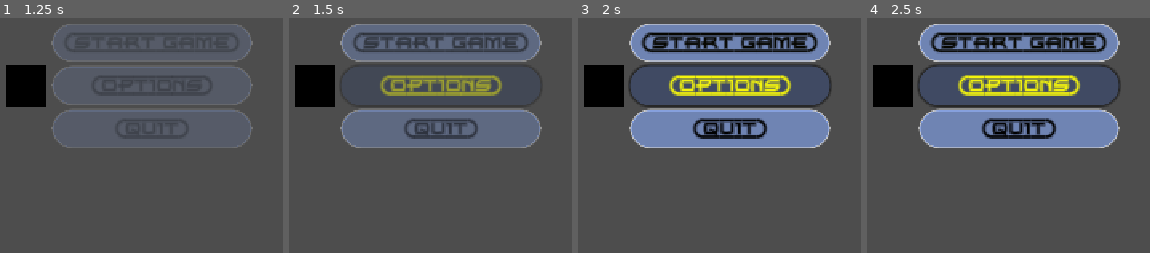
Above: before the commit, frames 1-4 (left to right).
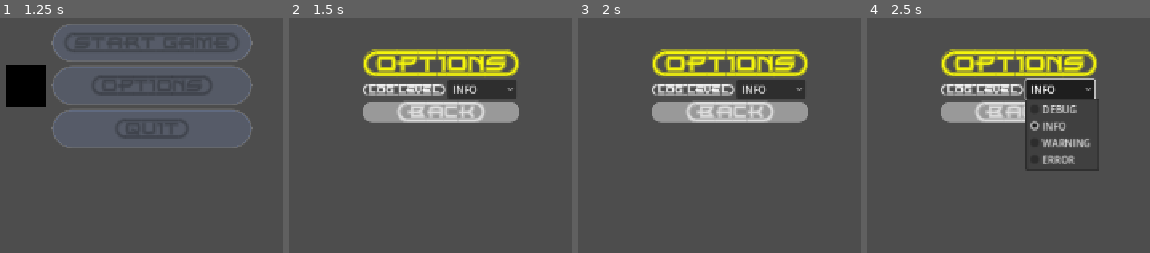
Above: after the commit, the same moments.

Repository: ikostan/SkyLockAssault
Game: Godot game, scene res://scenes/main_menu.tscn
Same seed, same stepped clock (60 frames per second), same inputs: the game is played once before the commit and once after it. Video files are missing from this copy of the repository; at most half a second of black plays in their place.
Inputs (mouse positions are in pixels of both pictures, inside the frame that each line leads up to):
- Up to frame 1 (1.25 s): tap Enter at 0.5 s; hold D (move_right) from 0.53 s (still down)
- Up to frame 2 (1.5 s): release D (move_right) at 1.25 s; click "{OPTIONS}" at 1.25 s
- Up to frame 3 (2 s): no input
- Up to frame 4 (2.5 s): click (1059, 88) at 2 s, where only the run after the commit has a clickable "INFO"

Frame 1 is identical in both runs. In frame 2, 31% of the frame differs, in the area x 2-90%, y 2-56%; in frame 3, 33%; in frame 4, 34%, in the area x 2-90%, y 2-66%.

Commit message:
Options menu added and it is global

Diff:
--- a/scenes/options.tscn
+++ /dev/null
@@ -1,9 +0,0 @@
-[gd_scene format=3 uid="uid://ckky6bjxngluo"]
-
-[node name="Options" type="Control"]
-layout_mode = 3
-anchors_preset = 15
-anchor_right = 1.0
-anchor_bottom = 1.0
-grow_horizontal = 2
-grow_vertical = 2
--- /dev/null
+++ b/scenes/options_menu.tscn
@@ -0,0 +1,79 @@
+[gd_scene load_steps=7 format=3 uid="uid://cl4m4q2eurcn0"]
+
+[ext_resource type="Script" uid="uid://cajq8hf84eplh" path="res://scripts/options_menu.gd" id="1_ijpji"]
+[ext_resource type="FontFile" uid="uid://borwvgqdgawbj" path="res://files/fonts/EMPIREST.TTF" id="1_liyum"]
+
+[sub_resource type="StyleBoxFlat" id="StyleBoxFlat_liyum"]
+corner_radius_top_left = 40
+corner_radius_top_right = 40
+corner_radius_bottom_right = 40
+corner_radius_bottom_left = 40
+
+[sub_resource type="StyleBoxFlat" id="StyleBoxFlat_ijpji"]
+corner_radius_top_left = 40
+corner_radius_top_right = 40
+corner_radius_bottom_right = 40
+corner_radius_bottom_left = 40
+
+[sub_resource type="StyleBoxFlat" id="StyleBoxFlat_hm4m4"]
+corner_radius_top_left = 40
+corner_radius_top_right = 40
+corner_radius_bottom_right = 40
+corner_radius_bottom_left = 40
+
+[sub_resource type="StyleBoxEmpty" id="StyleBoxEmpty_lfjc7"]
+
+[node name="OptionsMenu" type="Control"]
+layout_mode = 3
+anchors_preset = 8
+anchor_left = 0.5
+anchor_top = 0.5
+anchor_right = 0.5
+anchor_bottom = 0.5
+grow_horizontal = 2
+grow_vertical = 2
+script = ExtResource("1_ijpji")
+
+[node name="VBoxContainer" type="VBoxContainer" parent="."]
+layout_mode = 1
+anchors_preset = 8
+anchor_left = 0.5
+anchor_top = 0.5
+anchor_right = 0.5
+anchor_bottom = 0.5
+offset_left = -20.0
+offset_top = -20.0
+offset_right = 20.0
+offset_bottom = 20.0
+grow_horizontal = 2
+grow_vertical = 2
+
+[node name="Label" type="Label" parent="VBoxContainer"]
+layout_mode = 2
+theme_override_colors/font_color = Color(0.9607843, 0.9607843, 0.050980393, 1)
+theme_override_fonts/font = ExtResource("1_liyum")
+theme_override_font_sizes/font_size = 45
+text = "{OPTIONS}"
+
+[node name="HBoxContainer" type="HBoxContainer" parent="VBoxContainer"]
+layout_mode = 2
+size_flags_vertical = 4
+
+[node name="Label" type="Label" parent="VBoxContainer/HBoxContainer"]
+layout_mode = 2
+theme_override_fonts/font = ExtResource("1_liyum")
+theme_override_font_sizes/font_size = 20
+text = "{LOG=LEVEL}"
+
+[node name="LogLevelOptionButton" type="OptionButton" parent="VBoxContainer/HBoxContainer"]
+layout_mode = 2
+
+[node name="BackButton" type="Button" parent="VBoxContainer"]
+layout_mode = 2
+theme_override_fonts/font = ExtResource("1_liyum")
+theme_override_font_sizes/font_size = 35
+theme_override_styles/normal = SubResource("StyleBoxFlat_liyum")
+theme_override_styles/pressed = SubResource("StyleBoxFlat_ijpji")
+theme_override_styles/hover = SubResource("StyleBoxFlat_hm4m4")
+theme_override_styles/focus = SubResource("StyleBoxEmpty_lfjc7")
+text = "{BACK}"
--- a/scenes/pause_menu.tscn
+++ b/scenes/pause_menu.tscn
@@ -1,73 +1,31 @@
-[gd_scene load_steps=11 format=3 uid="uid://cb4n4cqkuddqg"]
+[gd_scene load_steps=7 format=3 uid="uid://cb4n4cqkuddqg"]
 
 [ext_resource type="Script" uid="uid://jdb4e3uytiw1" path="res://scripts/pause_menu.gd" id="1_n87rw"]
 [ext_resource type="FontFile" uid="uid://borwvgqdgawbj" path="res://files/fonts/EMPIREST.TTF" id="2_myx47"]
 
-[sub_resource type="StyleBoxFlat" id="StyleBoxFlat_n87rw"]
+[sub_resource type="StyleBoxFlat" id="StyleBoxFlat_1s2dm"]
 bg_color = Color(0.53333336, 0.6666667, 0.98039216, 0.5882353)
 corner_radius_top_left = 40
 corner_radius_top_right = 40
 corner_radius_bottom_right = 40
 corner_radius_bottom_left = 40
-shadow_size = 2
 
-[sub_resource type="StyleBoxFlat" id="StyleBoxFlat_kukqi"]
-content_margin_left = 4.0
-content_margin_top = 4.0
-content_margin_right = 4.0
-content_margin_bottom = 4.0
+[sub_resource type="StyleBoxFlat" id="StyleBoxFlat_88e76"]
 corner_radius_top_left = 40
 corner_radius_top_right = 40
 corner_radius_bottom_right = 40
 corner_radius_bottom_left = 40
-corner_detail = 5
 
-[sub_resource type="StyleBoxFlat" id="StyleBoxFlat_5d2l8"]
-content_margin_left = 4.0
-content_margin_top = 4.0
-content_margin_right = 4.0
-content_margin_bottom = 4.0
+[sub_resource type="StyleBoxFlat" id="StyleBoxFlat_knqa7"]
 bg_color = Color(0.53333336, 0.6666667, 0.98039216, 0.3137255)
+border_color = Color(0.20871013, 0.20871016, 0.20870999, 1)
 corner_radius_top_left = 40
 corner_radius_top_right = 40
 corner_radius_bottom_right = 40
 corner_radius_bottom_left = 40
-corner_detail = 5
+shadow_size = 5
 
-[sub_resource type="StyleBoxEmpty" id="StyleBoxEmpty_n87rw"]
-
-[sub_resource type="StyleBoxFlat" id="StyleBoxFlat_myx47"]
-bg_color = Color(0.53333336, 0.6666667, 0.98039216, 0.5882353)
-corner_radius_top_left = 40
-corner_radius_top_right = 40
-corner_radius_bottom_right = 40
-corner_radius_bottom_left = 40
-shadow_size = 2
-
-[sub_resource type="StyleBoxFlat" id="StyleBoxFlat_7l7mv"]
-content_margin_left = 4.0
-content_margin_top = 4.0
-content_margin_right = 4.0
-content_margin_bottom = 4.0
-corner_radius_top_left = 40
-corner_radius_top_right = 40
-corner_radius_bottom_right = 40
-corner_radius_bottom_left = 40
-corner_detail = 5
-
-[sub_resource type="StyleBoxFlat" id="StyleBoxFlat_v4r4p"]
-content_margin_left = 4.0
-content_margin_top = 4.0
-content_margin_right = 4.0
-content_margin_bottom = 4.0
-bg_color = Color(0.53333336, 0.6666667, 0.98039216, 0.3137255)
-corner_radius_top_left = 40
-corner_radius_top_right = 40
-corner_radius_bottom_right = 40
-corner_radius_bottom_left = 40
-corner_detail = 5
-
-[sub_resource type="StyleBoxEmpty" id="StyleBoxEmpty_myx47"]
+[sub_resource type="StyleBoxEmpty" id="StyleBoxEmpty_71k7c"]
 
 [node name="Control" type="CanvasLayer"]
 process_mode = 3
@@ -82,7 +40,7 @@
 offset_left = -225.0
 offset_top = -100.0
 offset_right = 225.0
-offset_bottom = 50.0
+offset_bottom = 100.0
 grow_horizontal = 2
 grow_vertical = 2
 theme_override_constants/separation = 6
@@ -104,11 +62,25 @@
 theme_override_colors/font_hover_color = Color(0.9607843, 0.9607843, 0.050980393, 1)
 theme_override_fonts/font = ExtResource("2_myx47")
 theme_override_font_sizes/font_size = 35
-theme_override_styles/normal = SubResource("StyleBoxFlat_n87rw")
-theme_override_styles/pressed = SubResource("StyleBoxFlat_kukqi")
-theme_override_styles/hover = SubResource("StyleBoxFlat_5d2l8")
-theme_override_styles/focus = SubResource("StyleBoxEmpty_n87rw")
+theme_override_styles/normal = SubResource("StyleBoxFlat_1s2dm")
+theme_override_styles/pressed = SubResource("StyleBoxFlat_88e76")
+theme_override_styles/hover = SubResource("StyleBoxFlat_knqa7")
+theme_override_styles/focus = SubResource("StyleBoxEmpty_71k7c")
 text = "{BACK=TO=MAIN=MENU}"
+
+[node name="OptionsButton" type="Button" parent="VBoxContainer"]
+layout_mode = 2
+size_flags_vertical = 3
+theme_override_colors/font_color = Color(0, 0, 0, 1)
+theme_override_colors/font_focus_color = Color(0, 0, 0, 1)
+theme_override_colors/font_hover_color = Color(0.9607843, 0.9607843, 0.050980393, 1)
+theme_override_fonts/font = ExtResource("2_myx47")
+theme_override_font_sizes/font_size = 35
+theme_override_styles/normal = SubResource("StyleBoxFlat_1s2dm")
+theme_override_styles/pressed = SubResource("StyleBoxFlat_88e76")
+theme_override_styles/hover = SubResource("StyleBoxFlat_knqa7")
+theme_override_styles/focus = SubResource("StyleBoxEmpty_71k7c")
+text = "{OPTIONS}"
 
 [node name="ResumeButton" type="Button" parent="VBoxContainer"]
 layout_mode = 2
@@ -118,8 +90,10 @@
 theme_override_colors/font_hover_color = Color(0.9607843, 0.9607843, 0.050980393, 1)
 theme_override_fonts/font = ExtResource("2_myx47")
 theme_override_font_sizes/font_size = 35
-theme_override_styles/normal = SubResource("StyleBoxFlat_myx47")
-theme_override_styles/pressed = SubResource("StyleBoxFlat_7l7mv")
-theme_override_styles/hover = SubResource("StyleBoxFlat_v4r4p")
-theme_override_styles/focus = SubResource("StyleBoxEmpty_myx47")
+theme_override_styles/normal = SubResource("StyleBoxFlat_1s2dm")
+theme_override_styles/pressed = SubResource("StyleBoxFlat_88e76")
+theme_override_styles/hover = SubResource("StyleBoxFlat_knqa7")
+theme_override_styles/focus = SubResource("StyleBoxEmpty_71k7c")
 text = "{RESUME}"
+
+[connection signal="pressed" from="VBoxContainer/OptionsButton" to="." method="_on_options_button_pressed"]
--- a/scripts/globals.gd
+++ b/scripts/globals.gd
@@ -6,6 +6,9 @@
 @export var current_log_level: LogLevel = LogLevel.INFO  # Default: Show INFO and above
 @export var enable_debug_logging: bool = false  # Toggle in Inspector or settings
 
+# In globals.gd (add after @export vars)
+var previous_scene: String = "res://scenes/main_menu.tscn"  # Default fallback
+
 
 func _ready() -> void:
 	if Engine.is_editor_hint() or enable_debug_logging:
@@ -13,7 +16,28 @@
 	else:
 		current_log_level = LogLevel.INFO
 	log_message("Log level set to: " + LogLevel.keys()[current_log_level], LogLevel.INFO)
+	# In _ready(), add after initial log level set:
+	_load_settings()  # If not already; loads log level and could expand for more
 
+# Add these new functions (for consistency with log level persistence)
+func _load_settings() -> void:
+	var config: ConfigFile = ConfigFile.new()
+	var err:= config.load("user://settings.cfg")
+	if err == OK:
+		current_log_level = config.get_value("Settings", "log_level", LogLevel.INFO)
+		log_message("Loaded saved log level: " + LogLevel.keys()[current_log_level], LogLevel.INFO)
+	else:
+		log_message("No saved settings found—using default.", LogLevel.DEBUG)
+
+# In globals.gd (add after _load_settings())
+func load_options() -> void:
+	previous_scene = get_tree().current_scene.scene_file_path  # Store current path
+	log_message("Loading options menu from: " + previous_scene, LogLevel.DEBUG)
+	var options_scene: PackedScene = preload("res://scenes/options_menu.tscn")
+	if options_scene:
+		get_tree().change_scene_to_packed(options_scene)
+	else:
+		log_message("Error: Options scene not found!", LogLevel.ERROR)
 
 # Custom logging function with timestamp and level filtering.
 # @param message: The string message to log.
@@ -25,11 +49,12 @@
 	var timestamp: String = Time.get_datetime_string_from_system()
 	print("[%s] [%s] %s" % [timestamp, level_str, message])
 
+
 # Override to handle engine notifications, like window close requests.
 # @param what: The notification ID (int constant from Godot).
 func _notification(what: int) -> void:
 	if what == NOTIFICATION_WM_CLOSE_REQUEST:
- 		# Cleanup logic here—runs just before quit.
+		# Cleanup logic here—runs just before quit.
 		log_message("Window close requested—performing cleanup...", LogLevel.INFO)
 
 		# Example: Save game state if you have a save system.
--- a/scripts/main_menu.gd
+++ b/scripts/main_menu.gd
@@ -5,6 +5,7 @@
 # Reference to the quit dialog node, assigned in setup_quit_dialog or _ready()
 var quit_dialog: ConfirmationDialog
 var game_scene: PackedScene = preload("res://scenes/main_scene.tscn")
+var options_menu: PackedScene = preload("res://scenes/options_menu.tscn")
 
 @onready var ui_container: VBoxContainer = $VideoStreamPlayer/VBoxContainer
 @onready var start_button: Button = $VideoStreamPlayer/VBoxContainer/StartButton
@@ -21,7 +22,7 @@
 	Globals.log_message("Initializing main menu...", Globals.LogLevel.DEBUG)
 
 	start_button.pressed.connect(_on_start_pressed)
-	options_button.pressed.connect(_on_options_pressed)
+	options_button.pressed.connect(_on_options_button_pressed)
 	quit_button.pressed.connect(_on_quit_pressed)
 	setup_quit_dialog()  # New: Handles dialog setup in one place
 	# assert(quit_dialog != null, "QuitDialog must be assigned!")
@@ -85,12 +86,8 @@
 
 # Handles the Options button press.
 # Placeholder for loading an options scene.
-func _on_options_pressed() -> void:
-	# Stub; later: get_tree().change_scene_to_file("res://options_scene.tscn")
-	Globals.log_message("Options menu coming soon!", Globals.LogLevel.DEBUG)
-	# Future:
-	# var options_scene = preload("res://scenes/options_scene.tscn");
-	# get_tree().change_scene_to_packed(options_scene)
+func _on_options_button_pressed() -> void:
+	Globals.load_options()
 
 
 # Handles the Quit button press.
--- /dev/null
+++ b/scripts/options_menu.gd
@@ -0,0 +1,50 @@
+extends Control
+
+@onready var log_lvl_option: OptionButton = $VBoxContainer/HBoxContainer/LogLevelOptionButton
+@onready var back_button: Button = $VBoxContainer/BackButton
+
+func _ready() -> void:
+	# Populate OptionButton with all LogLevel enum values
+	for level: String in Globals.LogLevel.keys():
+		log_lvl_option.add_item(level)
+
+	# Set to current log level (find index by enum value)
+	var current_value: int = Globals.current_log_level
+	var index: int = Globals.LogLevel.values().find(current_value)
+	if index != -1:
+		log_lvl_option.selected = index
+	else:
+		log_lvl_option.selected = 1  # Fallback to INFO (index 1)
+		Globals.log_message("Invalid saved log level—reset to INFO.", Globals.LogLevel.WARNING)
+
+	# Connect signals
+	log_lvl_option.item_selected.connect(_on_log_selected)
+	back_button.pressed.connect(_on_back_pressed)
+
+	Globals.log_message("Options menu loaded.", Globals.LogLevel.DEBUG)
+
+# Handles log level selection change
+# Update _on_log_selected to use the selected name for enum lookup:
+func _on_log_selected(index: int) -> void:
+	var selected_name: String = log_lvl_option.get_item_text(index)
+	Globals.current_log_level = Globals.LogLevel[selected_name]  # Gets the int enum value
+	Globals.log_message("Log level changed to: " + selected_name, Globals.LogLevel.INFO)
+	_save_settings()
+
+# Saves settings to file (call from here or Globals as needed)
+func _save_settings() -> void:
+	var config: ConfigFile = ConfigFile.new()
+	config.set_value("Settings", "log_level", Globals.current_log_level)
+	config.save("user://settings.cfg")  # Web-safe path
+	Globals.log_message("Settings saved.", Globals.LogLevel.DEBUG)
+
+# Handles Back button: Return to main menu
+# In options_menu.gd (_on_back_pressed())
+func _on_back_pressed() -> void:
+	if Globals.previous_scene != "":
+		get_tree().change_scene_to_file(Globals.previous_scene)
+		Globals.log_message("Returning to previous scene: " + Globals.previous_scene, Globals.LogLevel.DEBUG)
+	else:
+		# Fallback to main menu if not set (e.g., direct run)
+		get_tree().change_scene_to_file("res://scenes/main_menu.tscn")
+		Globals.log_message("No previous scene set—falling back to main menu.", Globals.LogLevel.WARNING)
--- a/scripts/pause_menu.gd
+++ b/scripts/pause_menu.gd
@@ -5,7 +5,8 @@
 
 @onready var resume_button: Button = $VBoxContainer/ResumeButton
 @onready var back_to_main_button: Button = $VBoxContainer/BackToMainButton
-
+@onready var options_button: Button = $VBoxContainer/OptionsButton
+var options_menu: PackedScene = preload("res://scenes/options_menu.tscn")
 
 # Called when the node enters the scene tree.
 # Hides the menu initially.
@@ -48,3 +49,7 @@
 	else:
 		Globals.log_message("Error: Main menu scene not set!", Globals.LogLevel.ERROR)
 		# Optional: Fallback, e.g., get_tree().quit() if critical
+
+
+func _on_options_button_pressed() -> void:
+	Globals.load_options()
Not shown, changed: export/web/index.html
Not shown, changed: export/web/index.pck
